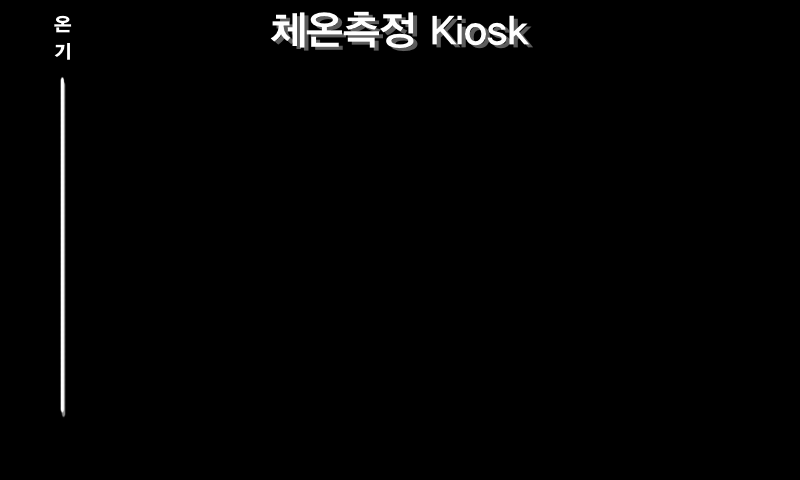
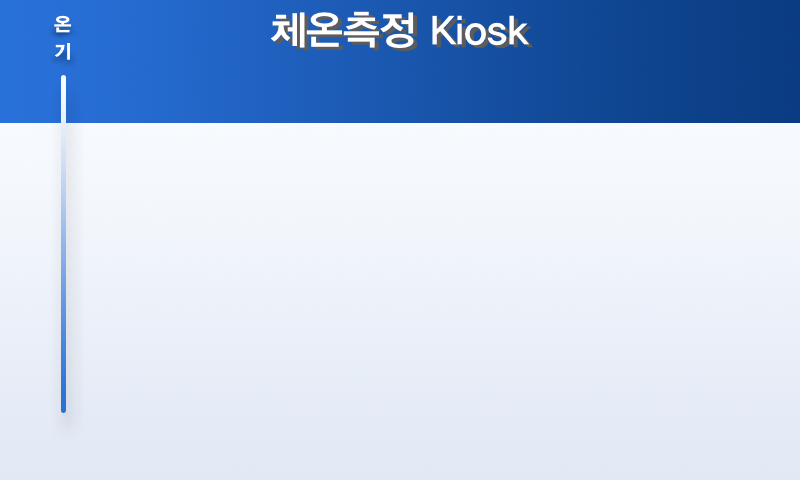
The second 800x480 image is a revision of the first. Changes to its layers:
added layer "사각형 1" above "체온측정 Kiosk" over box(61, 75, 66, 413)
renamed "레이어 3" to "레이어 5", moved it above "레이어 1", painted on it over box(0, 0, 800, 480)
hid "레이어 1" over box(0, 0, 800, 480)
